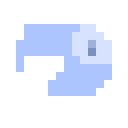
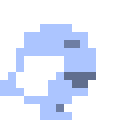
Comparing the layer stacks of the two w=128, h=128 images. Changes:
painted on "Layer 2" over <box>72,24,112,64</box>
renamed "Layer 1" to "Layer 3", painted on it over <box>0,24,112,120</box>
